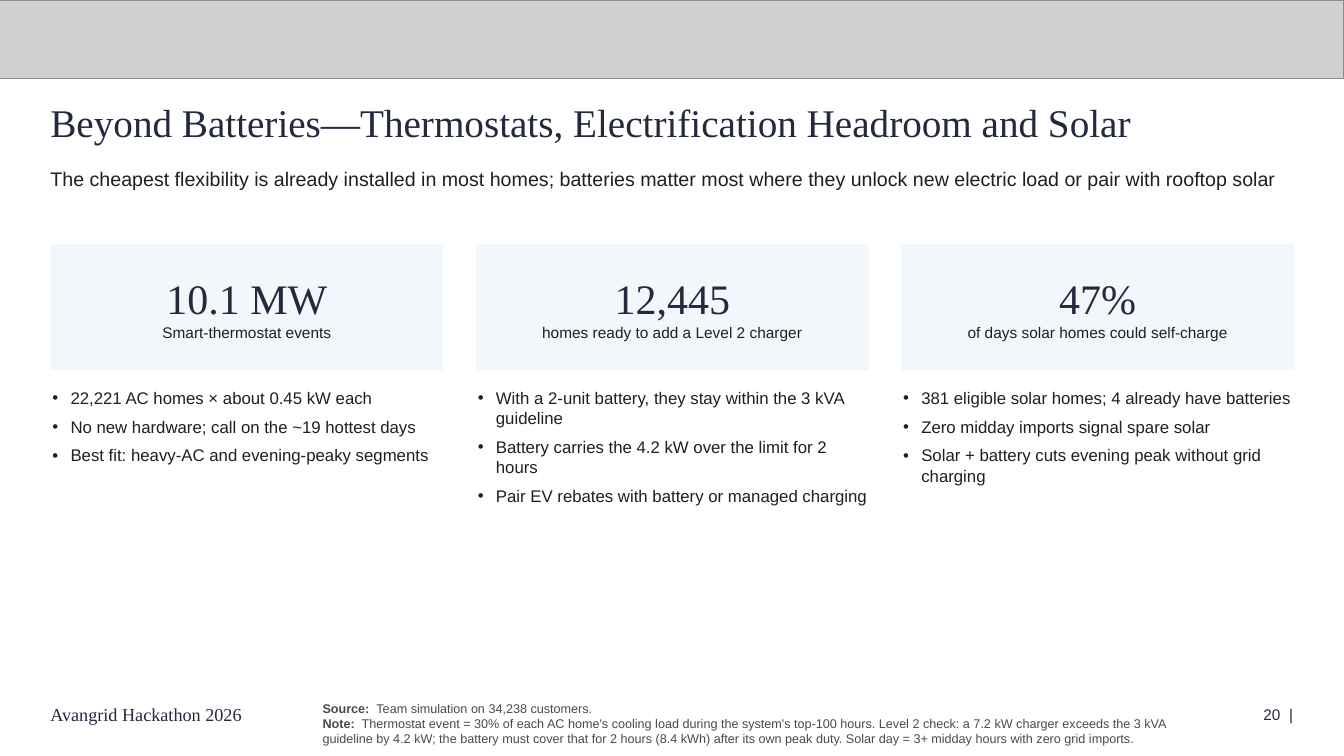
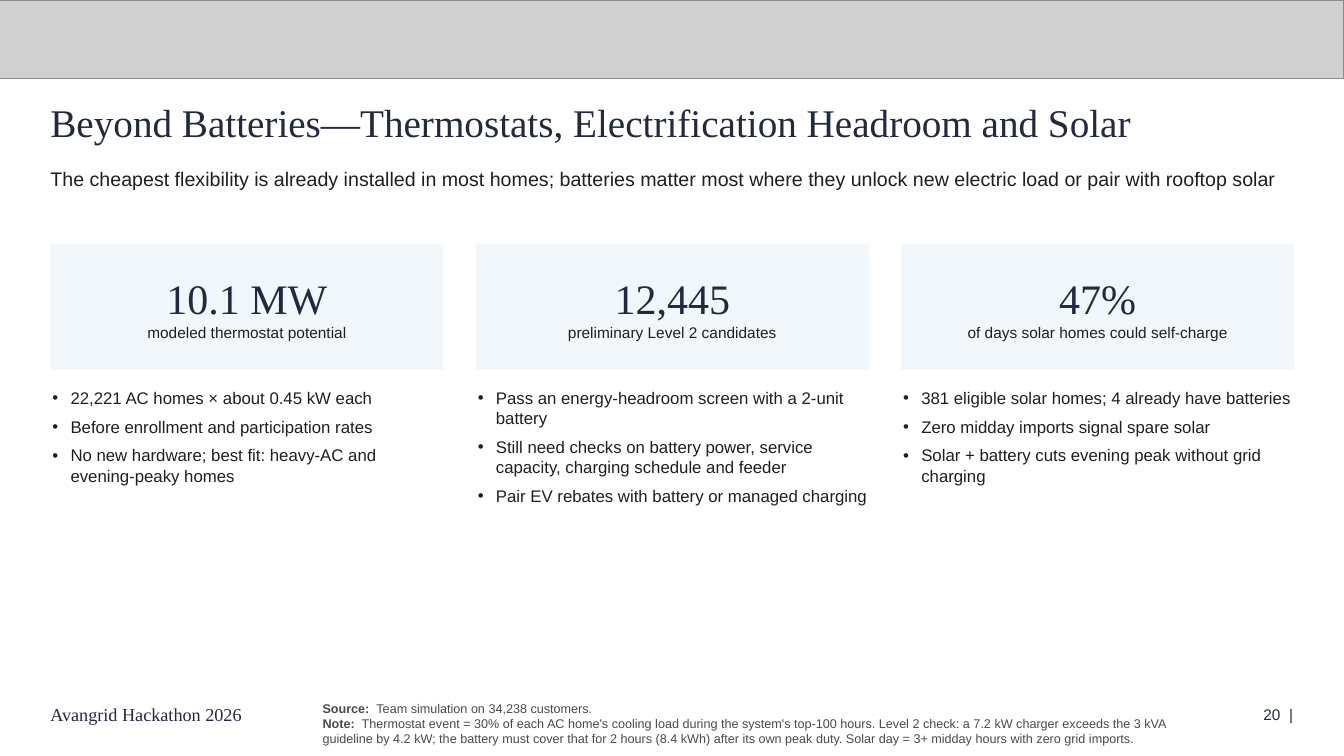
Before and after one commit to heidzehu/avangrid-hackathon-2026, a slide deck: slide 20 of deck/Final_Submission_DRAFT.pptx. Drawn at 1344x756 pixels with LibreOffice and Linux fonts; fonts in the diff are those of the drawing; grey boxes stand for pictures. Boxes give left, top, right and bottom in pixels: in the first picture for what was removed or moved away, otherwise in the second. Text is boxed around its words. In the diff, an @@ line names an element or a change of style, - is before the commit and + after.

```diff
--- a/deck/Final_Submission_DRAFT.pptx
+++ b/deck/Final_Submission_DRAFT.pptx
@@ text in rectangle at (x1=147, y1=327, x2=346, y2=341): text changed @@
-Smart-thermostat events
+modeled thermostat potential
@@ text in rectangle at (x1=568, y1=327, x2=777, y2=341): text changed @@
-homes ready to add a Level 2 charger
+preliminary Level 2 candidates
@@ text at (x1=496, y1=392, x2=844, y2=477): text changed @@
-• With a 2-unit battery, they stay within the 3 kVA guideline
-• Battery carries the 4.2 kW over the limit for 2 hours
+• Pass an energy-headroom screen with a 2-unit battery
+• Still need checks on battery power, service capacity, charging schedule and feeder
@@ text at (x1=71, y1=421, x2=376, y2=486): text changed @@
-• No new hardware; call on the ~19 hottest days
-• Best fit: heavy-AC and evening-peaky segments
+• Before enrollment and participation rates
+• No new hardware; best fit: heavy-AC and evening-peaky homes
```
Also in this commit, not shown: 7 other slides changed, 2 other files.
